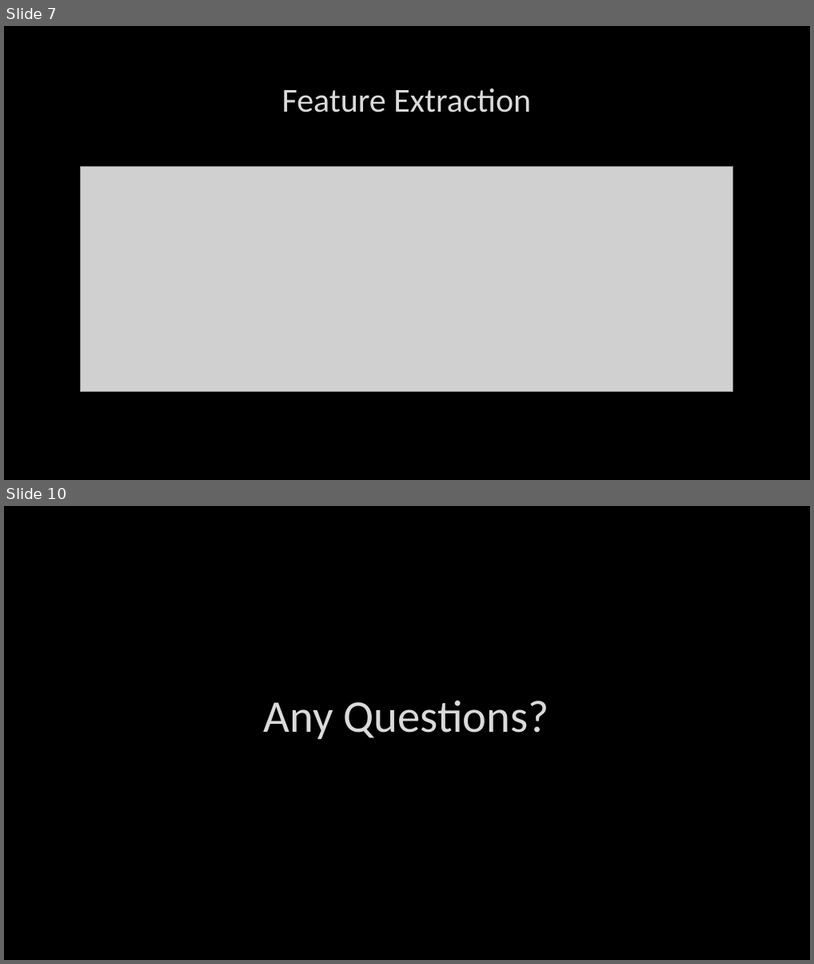
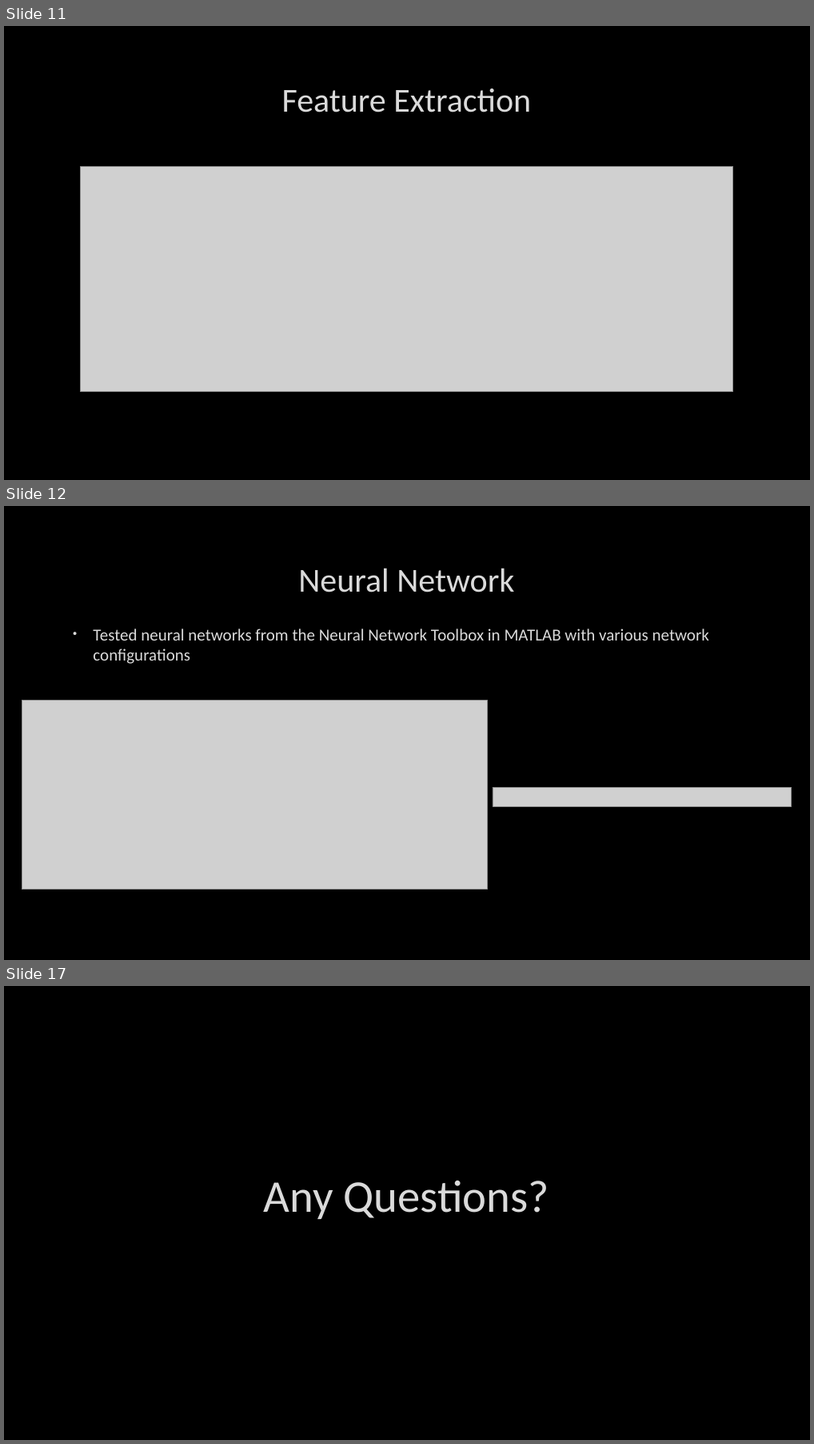
Before and after one commit to BradySheehan/Authorship_Verification, a slide deck: ai_project_presentation.pptx. Shown one above the other, each under a label of ours: slides 7 and 10 before the commit, slides 11, 12 and 17 after it; the slides between them are not shown. The pictures are 814x964 and 814x1444 pixels, drawn with LibreOffice and Linux fonts; fonts in the diff are those of the drawing; grey boxes stand for pictures; background and template pictures are left out. Boxes give left, top, right and bottom in pixels: in the first picture for what was removed or moved away, otherwise in the second. Text is boxed around its words. In the diff, an @@ line names an element or a change of style, - is before the commit and + after.

```diff
--- a/ai_project_presentation.pptx
+++ b/ai_project_presentation.pptx
@@ slide 12 added at [4, 506, 810, 960], background picture (left out) @@
@@ title added at [298, 568, 514, 592], 40 pt, text #DADADA @@
+Neural Network
@@ text added at [93, 628, 710, 664], 20 pt, text #DADADA @@
+• Tested neural networks from the Neural Network Toolbox in MATLAB with various network configurations
@@ picture added at [22, 700, 488, 889] @@
@@ picture added at [493, 788, 792, 807] @@
@@ what was slide 7 is now slide 11 @@
@@ what was slide 10 is now slide 17 @@
```
Also in this commit, not shown: 3 slides changed, 9 other slides added, 3 slides removed, 2 other files.
